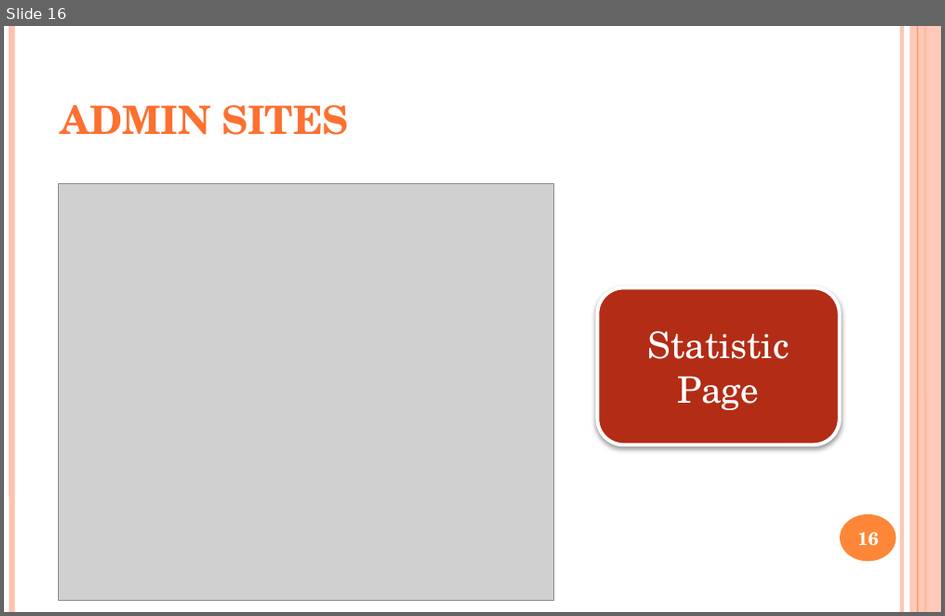
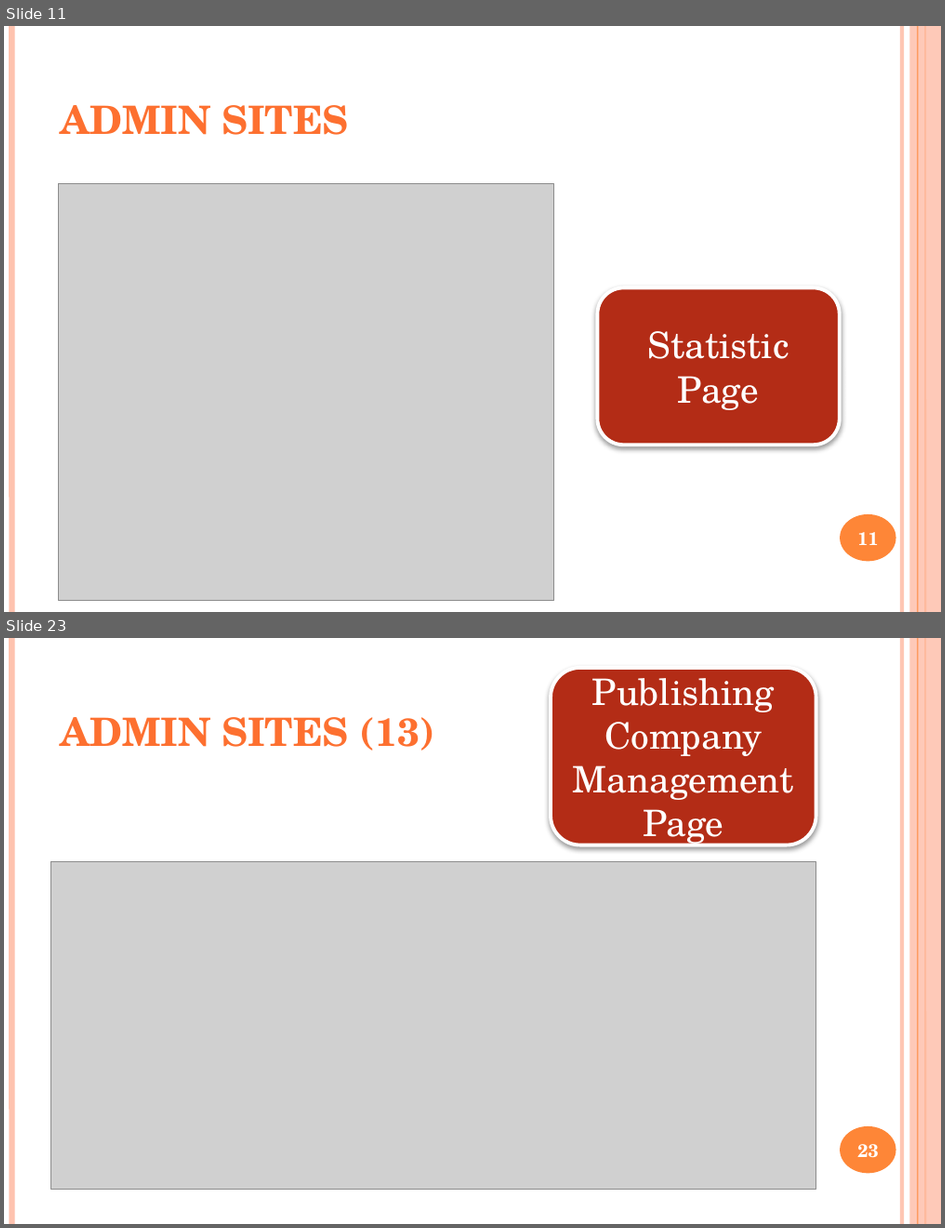
Before and after one commit to yutovsjohan/final_project, a slide deck: document_final/final_project.pptx. Shown one above the other, each under a label of ours: slide 16 before the commit, slides 11 and 23 after it; the slides between them are not shown. The pictures are 945x616 and 945x1228 pixels, drawn with LibreOffice and Linux fonts; fonts in the diff are those of the drawing; grey boxes stand for pictures. Boxes give left, top, right and bottom in pixels: in the first picture for what was removed or moved away, otherwise in the second. Text is boxed around its words. In the diff, an @@ line names an element or a change of style, - is before the commit and + after.

Commit message:
role, product management
- add Role management (add, edit, delete)
- add product detail admin (add, upload image, edit)
- fix error, update code, update UI

```diff
--- a/document_final/final_project.pptx
+++ b/document_final/final_project.pptx
@@ slide 23 added at box(4, 638, 941, 1224), background #FFFFFF; not listed: 6 template elements that a slide beside it also shows @@
@@ rounded rectangle added at box(551, 668, 816, 845), fill #B32C16, outline #FFFFFF 2.75 pt, 28 pt, text #FFFFFF @@
+Publishing Company Management Page
@@ title added at box(60, 717, 436, 751), 30 pt, text gradient #FF8D61 to #FE7131 to #EB6A15 to #CB601A to #C75E1A, bold @@
+ADMIN SITES (13)
@@ picture added at box(50, 862, 817, 1189) @@
@@ page number added at box(858, 1144, 879, 1158), 14 pt, text #FFFFFF, bold @@
+23
@@ what was slide 16 is now slide 11 @@
@@ page number at box(858, 532, 879, 545): text changed @@
-16
+11
```
Also in this commit, not shown: 14 slides changed, 17 other slides added, 41 other files.
